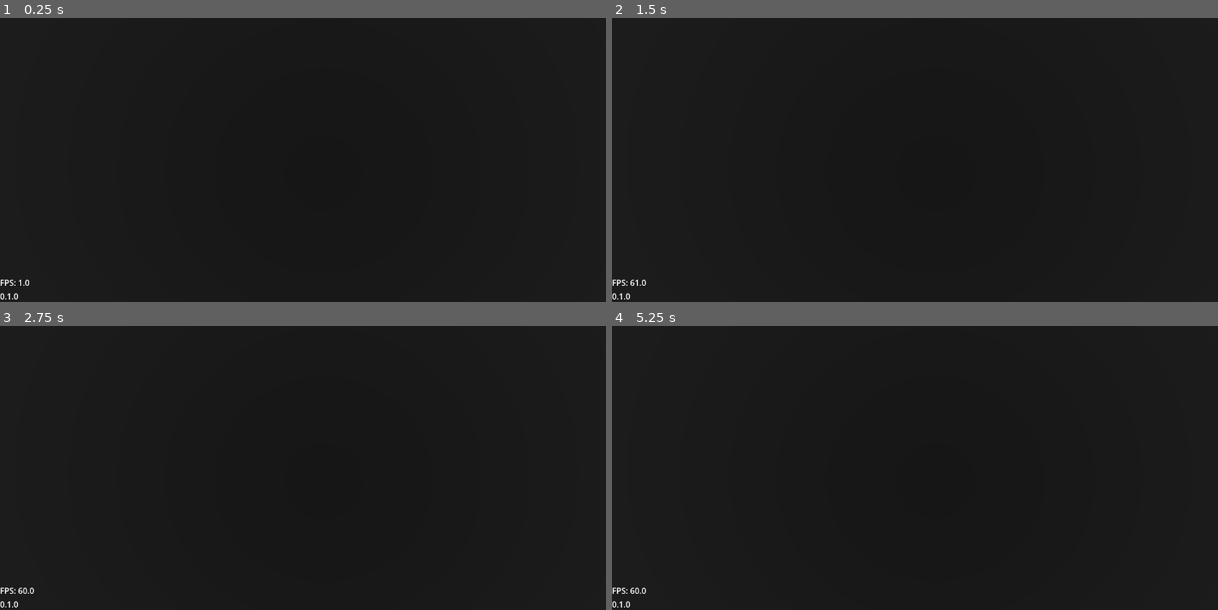
Above: before the commit, frames 1-4 (two rows, left to right).
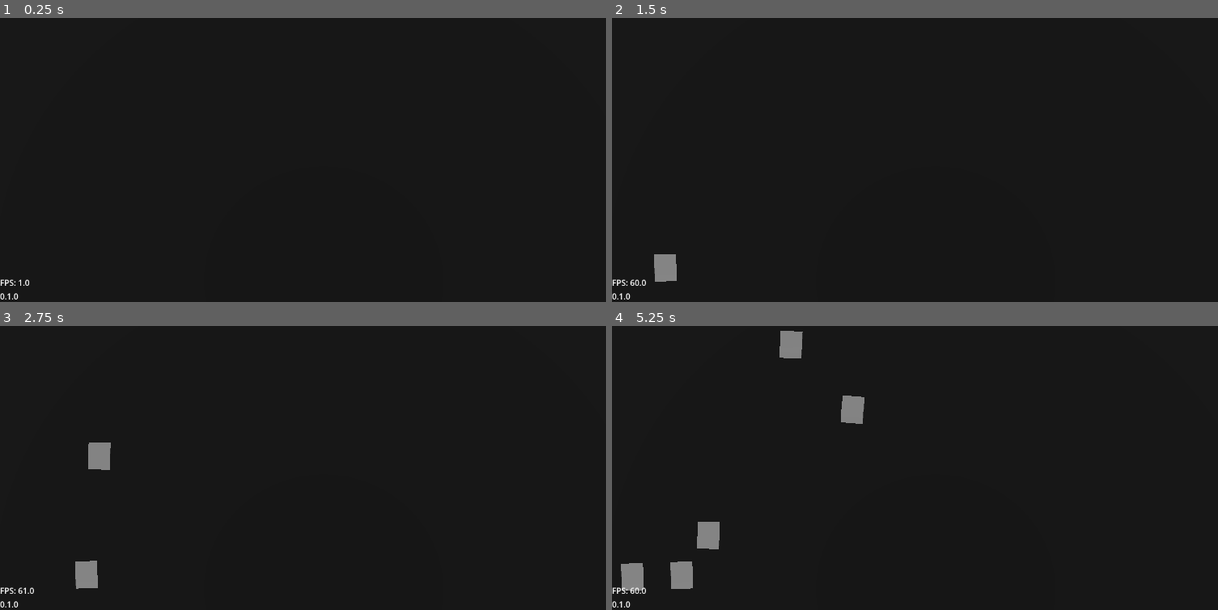
Above: after the commit, the same moments.

Repository: Grey-B/toy-defenders
Game: Godot game, scene res://src/core/main_game/main_game.tscn
Same seed, same stepped clock (60 frames per second), same inputs: the game is played once before the commit and once after it.
Inputs:
- Up to frame 1 (0.25 s): no input
- Up to frame 2 (1.5 s): tap Enter at 0.5 s; tap I at 0.6, 1.35 s
- Up to frame 3 (2.75 s): tap I at 2.1 s
- Up to frame 4 (5.25 s): tap I every 0.75 s from 2.85 to 5.1 s

The runs differ from the first frame. In frame 2, 0.4% of the frame differs, in the area x 3-11%, y 83-95%; in frame 3, 0.7%; in frame 4, 1.7%, in the area x 1-42%, y 1-94%.

Commit message:
Feat/enemies (#1)
* Made test level smaller and added movement to enemy through making it a PathFollow3D

* Implemented wave point system

* Simplified spawn timer for now

* Spawn timer now only starts when generating wave

* Tested and confirmed that waves spawn random enemies

Diff:
--- a/project.godot
+++ b/project.godot
@@ -10,7 +10,7 @@
 
 [application]
 
-config/name="Just Another Fantasy Survivor"
+config/name="Toy Defenders"
 config/version="0.1.0"
 run/main_scene="uid://ddx50aqqe660e"
 config/features=PackedStringArray("4.7", "Forward Plus")
--- a/src/core/main_game/main_game.gd
+++ b/src/core/main_game/main_game.gd
@@ -1,5 +1,7 @@
 class_name MainGame
 extends Node
+
+@onready var wave_spawner: WaveSpawner = %WaveSpawner
 
 @onready var level_root: Node3D = %LevelRoot
 @onready var entity_root: Node3D = %EntityRoot
@@ -50,3 +52,5 @@
 	# TODO add fall back scene
 
 	level_root.add_child(current_level)
+	wave_spawner.level = current_level
+	wave_spawner.generate_wave()
--- a/src/core/main_game/main_game.tscn
+++ b/src/core/main_game/main_game.tscn
@@ -1,6 +1,7 @@
 [gd_scene format=3 uid="uid://ddx50aqqe660e"]
 
 [ext_resource type="Script" uid="uid://b75daq6ggxa5u" path="res://src/core/main_game/main_game.gd" id="1_3fed5"]
+[ext_resource type="Script" uid="uid://brf23rkp68o1b" path="res://src/core/main_game/wave_spawner.gd" id="2_6n4xl"]
 [ext_resource type="Script" uid="uid://booa5lssidq6e" path="res://src/core/main_game/debug_text_overlay.gd" id="2_6yl8a"]
 
 [node name="MainGame" type="Node" unique_id=375050390]
@@ -8,6 +9,13 @@
 script = ExtResource("1_3fed5")
 
 [node name="Systems" type="Node" parent="." unique_id=575766372]
+
+[node name="WaveSpawner" type="Node" parent="Systems" unique_id=794054064]
+unique_name_in_owner = true
+script = ExtResource("2_6n4xl")
+
+[node name="SpawnTimer" type="Timer" parent="Systems/WaveSpawner" unique_id=656247367]
+unique_name_in_owner = true
 
 [node name="World" type="Node3D" parent="." unique_id=1969020105]
 process_mode = 1
--- /dev/null
+++ b/src/core/main_game/wave_spawner.gd
@@ -0,0 +1,43 @@
+class_name WaveSpawner
+extends Node
+
+const ENEMY_PREFAB: PackedScene = preload("uid://bmrucnnh3arqc")
+const ENEMY_DATA_ARRAY: Array[EnemyData] = [
+	preload("uid://cl4des5tp7u2b"),
+	preload("uid://drdq0fcyjyt7n"),
+]
+
+@onready var spawn_timer: Timer = %SpawnTimer
+
+var level: BaseLevel
+var path: Path3D
+var wave_count: int = 2
+var wave_points: int
+var cur_points: int
+
+
+func generate_wave() -> void:
+	path = level.get_enemy_path()
+	wave_points = wave_count * 5
+	cur_points = wave_points
+
+	## TODO: Make timer get smaller in larger waves
+	spawn_timer.timeout.connect(spawn_enemies)
+	spawn_timer.start()
+
+
+func spawn_enemies() -> void:
+	if wave_points == 0:
+		wave_count += 1
+		spawn_timer.stop()
+		return
+
+	var rand_data_id: int = randi_range(0, ENEMY_DATA_ARRAY.size() - 1)
+	var enemy_data: EnemyData = ENEMY_DATA_ARRAY[rand_data_id]
+	var cost: int = enemy_data.cost
+
+	if cost <= wave_count and cost <= cur_points:
+		cur_points -= cost
+		var base_enemy: BaseEnemy = ENEMY_PREFAB.instantiate() as BaseEnemy
+		base_enemy.data = enemy_data
+		path.add_child(base_enemy)
--- a/src/gameplay/enemies/base_enemy.gd
+++ b/src/gameplay/enemies/base_enemy.gd
@@ -1,5 +1,5 @@
 class_name BaseEnemy
-extends CharacterBody3D
+extends PathFollow3D
 
 @export var data: EnemyData
 
@@ -7,6 +7,7 @@
 var model_instance: Node3D
 var speed: float
 var health: int
+var damage: int
 
 
 func _ready() -> void:
@@ -14,16 +15,20 @@
 	model_instance = data.model.instantiate()
 	speed = data.speed
 	health = data.health
+	damage = data.damage
 
 	add_child(model_instance)
 
 
-func _physics_process(_delta: float) -> void:
-	data.behavior.process_behavior(self)
-	velocity.y = 0
+func _physics_process(delta: float) -> void:
+	data.behavior.process_behavior(delta, self)
 
 
-func take_damage(damage: int) -> void:
-	health -= damage
+func deal_damage() -> void:
+	queue_free.call_deferred()
+
+
+func take_damage(damage_taken: int) -> void:
+	health -= damage_taken
 	if health <= 0:
 		call_deferred("queue_free")
--- a/src/gameplay/enemies/base_enemy.tscn
+++ b/src/gameplay/enemies/base_enemy.tscn
@@ -1,20 +1,15 @@
 [gd_scene format=3 uid="uid://bmrucnnh3arqc"]
 
 [ext_resource type="Script" uid="uid://blhbew4ujxufv" path="res://src/gameplay/enemies/base_enemy.gd" id="1_wr6ee"]
-
-[sub_resource type="CapsuleShape3D" id="CapsuleShape3D_6owma"]
+[ext_resource type="Resource" uid="uid://cl4des5tp7u2b" path="res://src/resources/enemy data/test_enemy.tres" id="2_m7ogj"]
 
 [sub_resource type="CapsuleShape3D" id="CapsuleShape3D_s58g3"]
 radius = 0.6
 
-[node name="BaseEnemy" type="CharacterBody3D" unique_id=1234346631]
-collision_layer = 4
-collision_mask = 7
+[node name="BaseEnemy" type="PathFollow3D" unique_id=141057784]
+loop = false
 script = ExtResource("1_wr6ee")
-
-[node name="CollisionShape3D" type="CollisionShape3D" parent="." unique_id=2093441074]
-transform = Transform3D(1, 0, 0, 0, 1, 0, 0, 0, 1, 0, 1, 0)
-shape = SubResource("CapsuleShape3D_6owma")
+data = ExtResource("2_m7ogj")
 
 [node name="Hurtbox" type="Area3D" parent="." unique_id=431302198]
 unique_name_in_owner = true
@@ -24,5 +19,3 @@
 [node name="CollisionShape3D" type="CollisionShape3D" parent="Hurtbox" unique_id=1364037271]
 transform = Transform3D(1, 0, 0, 0, 1, 0, 0, 0, 1, 0, 1, 0)
 shape = SubResource("CapsuleShape3D_s58g3")
-
-[connection signal="body_entered" from="Hurtbox" to="." method="_on_contact_hitbox_body_entered"]
--- a/src/gameplay/projectiles/test_sword_projectile.tscn
+++ /dev/null
@@ -1,40 +0,0 @@
-[gd_scene format=3 uid="uid://c2cywo6pctl7f"]
-
-[ext_resource type="Script" uid="uid://ce8nsx53ji21p" path="res://src/gameplay/projectiles/base_projectile.gd" id="1_sbqgo"]
-
-[sub_resource type="BoxShape3D" id="BoxShape3D_6owma"]
-size = Vector3(2, 0.3, 1)
-
-[sub_resource type="BoxShape3D" id="BoxShape3D_sbqgo"]
-size = Vector3(2.2685547, 0.16674805, 1)
-
-[node name="TestSwordProjectile" type="CharacterBody3D" unique_id=1683809850 node_paths=PackedStringArray("hitbox", "duration_timer")]
-collision_layer = 0
-collision_mask = 0
-script = ExtResource("1_sbqgo")
-speed = 5.0
-hitbox = NodePath("Area3D")
-duration_timer = NodePath("Timer")
-metadata/_custom_type_script = "uid://ce8nsx53ji21p"
-
-[node name="CollisionShape3D" type="CollisionShape3D" parent="." unique_id=689524887]
-transform = Transform3D(1, 0, 0, 0, 1, 0, 0, 0, 1, 0, 0.2, 0)
-shape = SubResource("BoxShape3D_6owma")
-
-[node name="Timer" type="Timer" parent="." unique_id=867612322]
-process_callback = 0
-wait_time = 0.2
-one_shot = true
-autostart = true
-
-[node name="CSGBox3D" type="CSGBox3D" parent="." unique_id=1144271148]
-transform = Transform3D(1, 0, 0, 0, 1, 0, 0, 0, 1, 0, 0.21727344, 0)
-size = Vector3(2, 0.001, 1)
-
-[node name="Area3D" type="Area3D" parent="." unique_id=979786199]
-collision_layer = 16
-collision_mask = 4
-
-[node name="CollisionShape3D" type="CollisionShape3D" parent="Area3D" unique_id=2560959]
-transform = Transform3D(1, 0, 0, 0, 1, 0, 0, 0, 1, 0, 0.13171387, 0)
-shape = SubResource("BoxShape3D_sbqgo")
--- a/src/levels/base_level.gd
+++ b/src/levels/base_level.gd
@@ -1,3 +1,5 @@
 @abstract
 class_name BaseLevel
 extends Node3D
+
+@abstract func get_enemy_path() -> Path3D
--- a/src/levels/prototypes/test_level_1.gd
+++ b/src/levels/prototypes/test_level_1.gd
@@ -1,2 +1,8 @@
 class_name TestLevel1
 extends BaseLevel
+
+@onready var enemy_path: Path3D = %EnemyPath
+
+
+func get_enemy_path() -> Path3D:
+	return enemy_path
--- a/src/levels/prototypes/test_level_1.tscn
+++ b/src/levels/prototypes/test_level_1.tscn
@@ -9,10 +9,17 @@
 [sub_resource type="Compositor" id="Compositor_hrtwn"]
 
 [sub_resource type="BoxShape3D" id="BoxShape3D_6owma"]
-size = Vector3(100, 1, 75)
+size = Vector3(30, 1, 20.1)
 
 [sub_resource type="StandardMaterial3D" id="StandardMaterial3D_6yl8a"]
 albedo_color = Color(0, 0, 0, 1)
+
+[sub_resource type="Curve3D" id="Curve3D_1w4w8"]
+_data = {
+"points": PackedVector3Array(0, 0, 0, 0, 0, 0, -15.29311, 0.5, 6.1476555, 0, 0, 0, 0, 0, 0, -10.3953495, 0.5, 5.977598, 0, 0, 0, 0, 0, 0, -10.162121, 0.5, -0.93808746, 0, 0, 0, 0, 0, 0, -7.0135584, 0.5, -0.9947728, 0, 0, 0, 0, 0, 0, -7.1884785, 0.5, -4.9061036, 0, 0, 0, 0, 0, 0, -3.5151567, 0.5, -4.7360463, 0, 0, 0, 0, 0, 0, -3.864997, 0.5, -0.76803017, 0, 0, 0, 0, 0, 0, -0.24998379, 0.5, -0.5979711, 0, 0, 0, 0, 0, 0, -0.07506323, 0.5, 3.1433005, 0, 0, 0, 0, 0, 0, 7.09666, 0.5, 3.0866156, 0, 0, 0, 0, 0, 0, 7.329887, 0.5, -2.6953523, 0, 0, 0, 0, 0, 0, 12.052731, 0.5, -2.8087237, 0, 0, 0, 0, 0, 0, 12.344263, 0.5, 8.214761),
+"tilts": PackedFloat32Array(0, 0, 0, 0, 0, 0, 0, 0, 0, 0, 0, 0, 0)
+}
+point_count = 13
 
 [node name="TestLevel1" type="Node3D" unique_id=1019135432]
 script = ExtResource("1_1w4w8")
@@ -30,9 +37,9 @@
 transform = Transform3D(1, 0, 0, 0, 0.70710677, 0.7071069, 0, -0.7071069, 0.70710677, 0, 31.665031, 142.91565)
 
 [node name="Camera3D" type="Camera3D" parent="." unique_id=1449169806]
-transform = Transform3D(1, 0, 0, 0, 0.27082238, 0.9626293, 0, -0.9626293, 0.27082238, 0, 27.721054, 0)
+transform = Transform3D(1, 0, 0, 0, 0.27082238, 0.9626293, 0, -0.9626293, 0.27082238, 0, 27.721054, 6.573242)
 projection = 1
-size = 50.0
+size = 16.562819
 
 [node name="StaticBody3D" type="StaticBody3D" parent="." unique_id=166323494]
 
@@ -40,5 +47,9 @@
 shape = SubResource("BoxShape3D_6owma")
 
 [node name="CSGBox3D" type="CSGBox3D" parent="StaticBody3D/CollisionShape3D" unique_id=382898587]
-size = Vector3(100, 1, 77)
+size = Vector3(30, 1, 20.1)
 material = SubResource("StandardMaterial3D_6yl8a")
+
+[node name="EnemyPath" type="Path3D" parent="." unique_id=1213821389]
+unique_name_in_owner = true
+curve = SubResource("Curve3D_1w4w8")
--- a/src/resources/enemy behaviors/abstract_behavior.gd
+++ b/src/resources/enemy behaviors/abstract_behavior.gd
@@ -2,4 +2,4 @@
 class_name AbstractBehavior
 extends Resource
 
-@abstract func process_behavior(enemy: BaseEnemy) -> void
+@abstract func process_behavior(delta: float, enemy: BaseEnemy) -> void
--- /dev/null
+++ b/src/resources/enemy behaviors/base_behavior.gd
@@ -0,0 +1,7 @@
+class_name BaseBehavior
+extends AbstractBehavior
+
+func process_behavior(delta: float, enemy: BaseEnemy) -> void:
+	enemy.progress += delta * enemy.speed
+	if enemy.progress_ratio >= 1.0:
+		enemy.deal_damage()
--- /dev/null
+++ b/src/resources/enemy behaviors/test_behavior.tres
@@ -0,0 +1,7 @@
+[gd_resource type="Resource" script_class="BaseBehavior" format=3 uid="uid://7tgeiyq1t16e"]
+
+[ext_resource type="Script" uid="uid://c6233v8a543e0" path="res://src/resources/enemy behaviors/base_behavior.gd" id="1_nsrmu"]
+
+[resource]
+script = ExtResource("1_nsrmu")
+metadata/_custom_type_script = "uid://c6233v8a543e0"
--- a/src/resources/enemy data/enemy_data.gd
+++ b/src/resources/enemy data/enemy_data.gd
@@ -4,5 +4,7 @@
 @export var name: String
 @export var model: PackedScene
 @export var behavior: AbstractBehavior
+@export var cost: int = 1
 @export var speed: float = 3.0
 @export var health: int = 50
+@export var damage: int = 1
--- a/src/resources/enemy data/test_enemy.tres
+++ b/src/resources/enemy data/test_enemy.tres
@@ -1,5 +1,6 @@
 [gd_resource type="Resource" script_class="EnemyData" format=3 uid="uid://cl4des5tp7u2b"]
 
+[ext_resource type="Resource" uid="uid://7tgeiyq1t16e" path="res://src/resources/enemy behaviors/test_behavior.tres" id="1_pa7gm"]
 [ext_resource type="PackedScene" uid="uid://dyunvgriy0fp3" path="res://assets/3d/models/enemies/test_enemy_model.tscn" id="2_miowe"]
 [ext_resource type="Script" uid="uid://dqh80xmgt7r3e" path="res://src/resources/enemy data/enemy_data.gd" id="3_ckmvi"]
 
@@ -7,4 +8,5 @@
 script = ExtResource("3_ckmvi")
 name = "Test Enemy"
 model = ExtResource("2_miowe")
+behavior = ExtResource("1_pa7gm")
 metadata/_custom_type_script = "uid://dqh80xmgt7r3e"
--- /dev/null
+++ b/src/resources/enemy data/test_enemy_2.tres
@@ -0,0 +1,15 @@
+[gd_resource type="Resource" script_class="EnemyData" format=3 uid="uid://drdq0fcyjyt7n"]
+
+[ext_resource type="Script" uid="uid://dqh80xmgt7r3e" path="res://src/resources/enemy data/enemy_data.gd" id="1_p05bh"]
+[ext_resource type="Resource" uid="uid://7tgeiyq1t16e" path="res://src/resources/enemy behaviors/test_behavior.tres" id="1_yb0mc"]
+[ext_resource type="PackedScene" uid="uid://dyunvgriy0fp3" path="res://assets/3d/models/enemies/test_enemy_model.tscn" id="2_228hv"]
+
+[resource]
+script = ExtResource("1_p05bh")
+name = "Test Enemy 2"
+model = ExtResource("2_228hv")
+behavior = ExtResource("1_yb0mc")
+cost = 2
+speed = 6.0
+health = 20
+metadata/_custom_type_script = "uid://dqh80xmgt7r3e"
Not shown, added: src/core/main_game/wave_spawner.gd.uid
Not shown, added: src/resources/enemy behaviors/base_behavior.gd.uid
